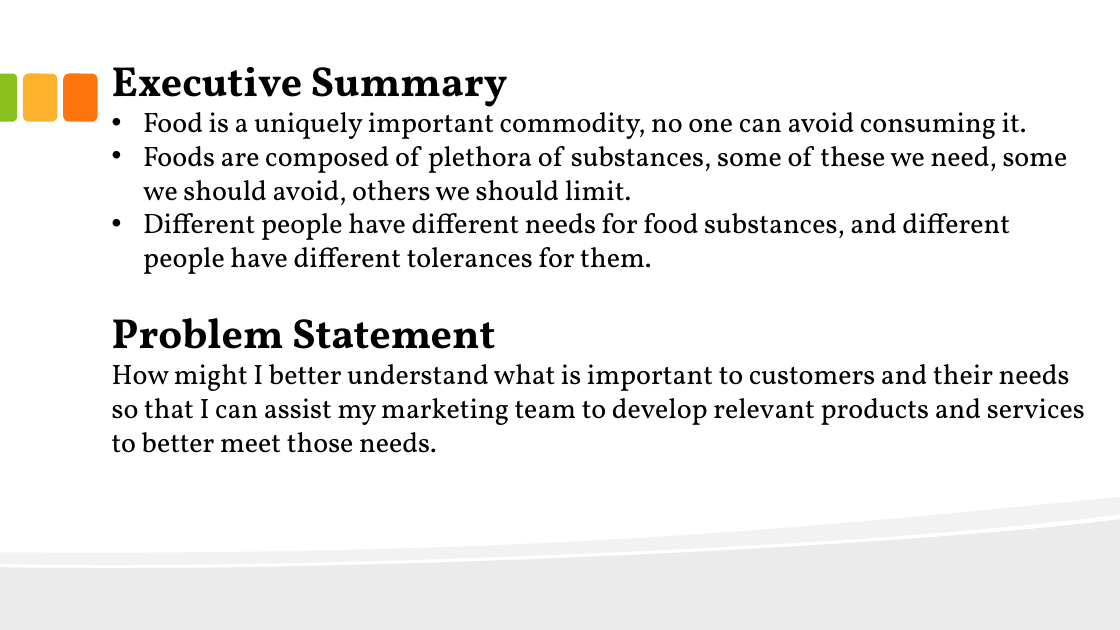
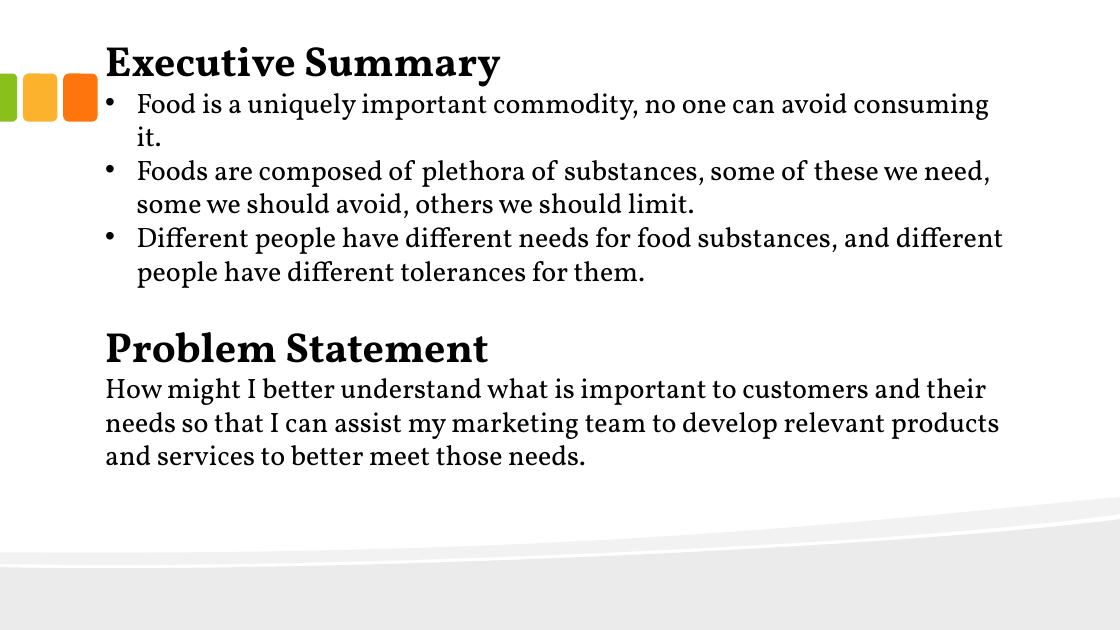
Before and after one commit to JackFongNew/dsiprojects, a slide deck: slide 2 of Vegetarian and Carnivore Classification/Vegetarian and Carnivore Classification.pptx (slide 3 before the commit). Drawn at 1120x630 pixels with LibreOffice and Linux fonts; fonts in the diff are those of the drawing. Boxes give left, top, right and bottom in pixels: in the first picture for what was removed or moved away, otherwise in the second. Text is boxed around its words. In the diff, an @@ line names an element or a change of style, - is before the commit and + after.

```diff
--- a/Vegetarian and Carnivore Classification/Vegetarian and Carnivore Classification.pptx
+++ b/Vegetarian and Carnivore Classification/Vegetarian and Carnivore Classification.pptx
@@ text "Executive Summary" rewrapped from box(112, 67, 1085, 453) to box(105, 47, 1004, 466) @@
```
Also in this commit, not shown: 9 other slides changed, 3 slides added, 1 slide removed, 1 other file.
